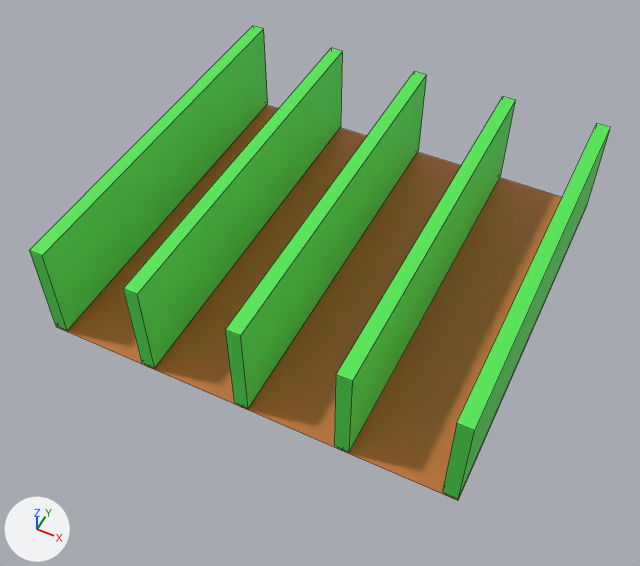
The FBX model Assets/Models/Wheat01.fbx as it was, and as the next commit left it.
One viewpoint serves both versions: a camera (50 mm lens) standing at (1.44, -3.1, 3.64) and looking at (-0.03, -0.17, -0.02). Arrows for +X, +Y and +Z are at lower left; the lights stay in place. Mesh edges are drawn as thin lines. Where no turn or scale is listed for an object, it has been applied to the vertices.

Objects in the first picture: 'Wheat'.
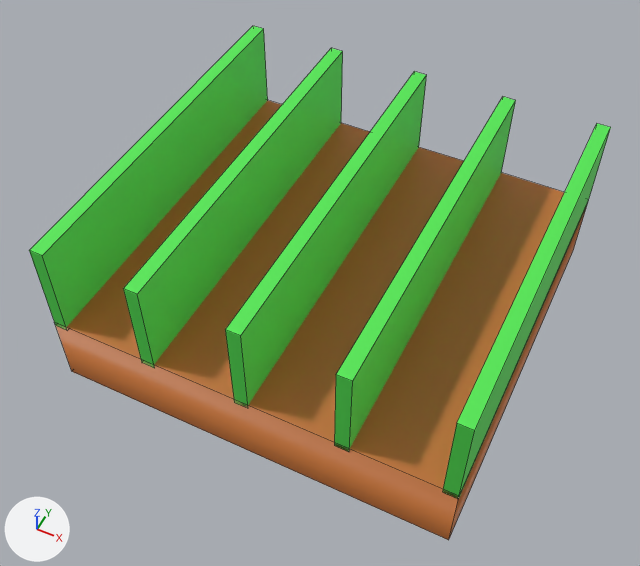
The newer file is also turned or shifted as a whole; pictures and numbers use the older file's frame.

The change in detail:
me_mesh is used by ob_wheat; location (0.0, 0.0, 0.0).
me_mesh had 50 vertices, 34 faces and spanned x -1.12..1.12, y -1.09..1.09, z 0.0..0.58.
me_mesh now has 48 vertices, 35 faces and spans x -1.12..1.12, y -1.09..1.09, z -0.39..0.58.
Part 1, on me_mesh:
10 vertices are removed from x -1.12..1.12, y -1.09..1.09, z 0.0.
4 faces are deleted.
8 vertices are added at x -1.12..1.12, y -1.09..1.09, z -0.39..0.04.
5 new faces join them.

Boxes [x1, y1, x2, y2] around the edits, measured in the pictures (640 x 566 px; the box of a moved part takes in the faces that stretch with it):
'Wheat', reshaped (8% taller): before [29, 26, 611, 501]; after [29, 26, 611, 540]
part 1 of me_mesh, moved or reshaped: before [57, 105, 586, 501]; after [55, 100, 588, 540]
